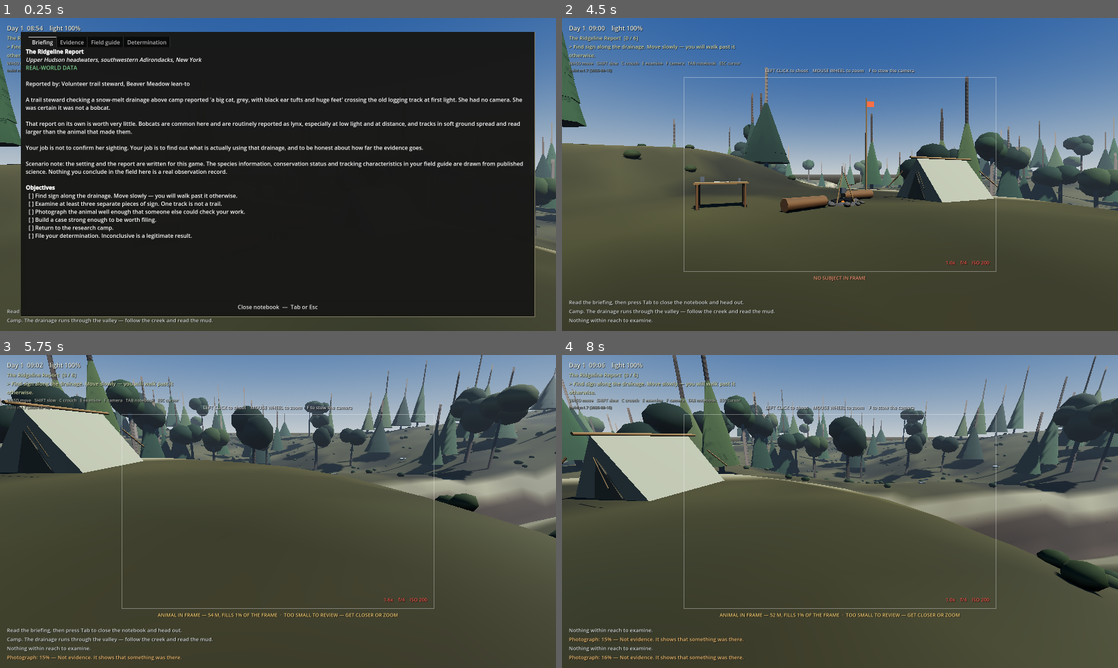
Above: before the commit, frames 1-4 (two rows, left to right).
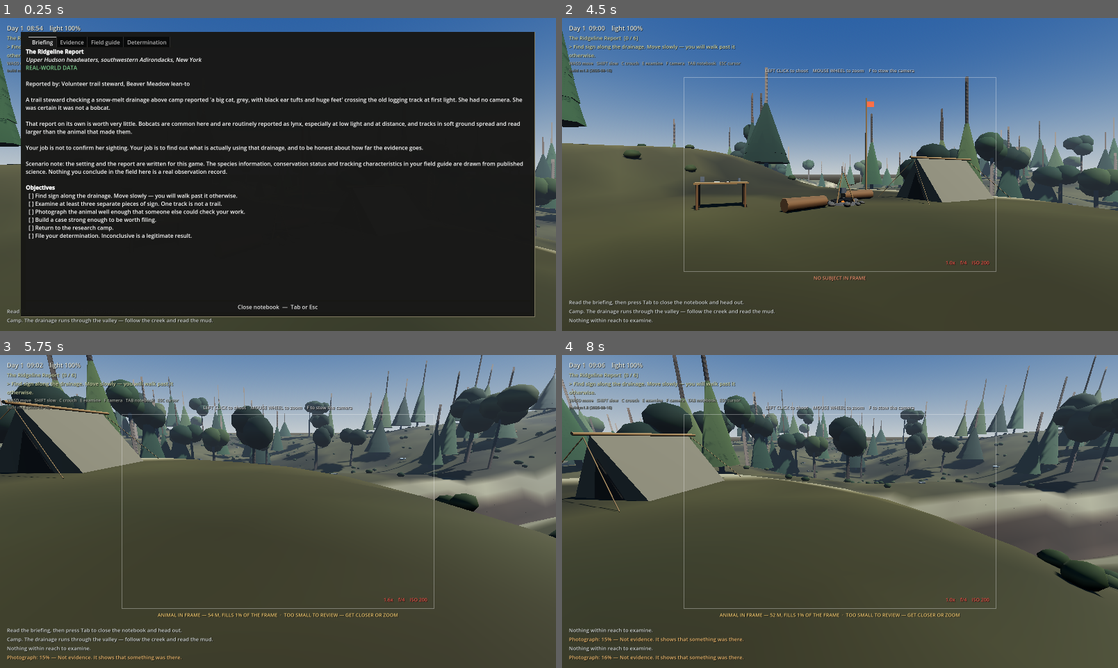
Above: after the commit, the same moments.

Repository: Compass2026/Hudsonwildlifegame
Game: Godot game, scene res://scenes/main.tscn
Two runs of this game, one before a commit and one after it. Both use one fixed random seed, a clock stepped at 60 frames per second and the inputs below.
Inputs (mouse positions are in pixels of both pictures, inside the frame that each line leads up to):
- Up to frame 1 (0.25 s): no input
- Up to frame 2 (4.5 s): move the mouse to (962, 158) at 0.52 s; hold D (move_right) 0.53-1.28 s; hold C (crouch) 0.53-1.28 s; click (962, 158) at 0.67 s; tap Enter at 1.25, 2.75, 4.25 s; move the mouse to (728, 190) at 1.27 s; hold S (move_back) 1.28-2.03 s; tap E (interact) at 1.35 s; tap Space at 2, 3.5 s; move the mouse to (895, 105) at 2.02 s; hold D (move_right) 2.03-2.78 s; hold Shift (move_slow) 2.03-2.78 s; move the mouse to (812, 237) at 2.77 s; hold W (move_forward) 2.78-3.53 s; click (812, 237) at 2.85 s; move the mouse to (1006, 221) at 3.52 s; hold F (toggle_camera) 3.53-4.28 s; hold A (move_left) from 3.53 s (still down); move the mouse to (673, 127) at 4.27 s; tap Tab (toggle_notebook) at 4.35 s
- Up to frame 3 (5.75 s): tap Enter at 5 s; move the mouse to (283, 511) at 5.02 s; release A (move_left) at 5.03 s; hold W (move_forward) from 5.03 s (still down); hold Mouse wheel up (zoom_in) from 5.03 s (still down); click (283, 511) at 5.17 s
- Up to frame 4 (8 s): move the mouse to (817, 505) at 5.77 s; release W (move_forward) at 5.78 s; release Mouse wheel up (zoom_in) at 5.78 s; hold D (move_right) 5.78-6.53 s; tap Mouse wheel down (zoom_out) at 5.85 s; move the mouse to (867, 511) at 6.52 s; hold C (crouch) 6.53-7.28 s; hold W (move_forward) from 6.53 s (still down); move the mouse to (812, 511) at 7.27 s; tap E (interact) at 7.35 s; click (812, 511) at 7.42 s

The runs differ from the first frame. In frame 2, 1.3% of the frame differs, in the area x 4-81%, y 16-60%; in frame 3, 2.5%; in frame 4, 3.2%, in the area x 0-100%, y 16-55%.

Commit message:
Draw prints larger, and fix the tent's guy lines
Prints are now drawn at 1.8x their real size. A lynx foot is 8-11 cm,
which at standing eye height is a handful of pixels — the shape was
right but you could not see it without kneeling. The measurement the
player takes is still the TRUE size, so identification is untouched; only
the drawing is exaggerated. Contrast is up slightly too.

Guy lines: the length was set before look_at, which rewrites the entire
basis and threw the scale away. They ended up one metre long and floating
clear of the tent, which is what the loose sticks in the air were. Aim
first, stretch after.

Canvas darkened as well — under ACES it was blowing out to near white.

Co-Authored-By: Claude Opus 5 <noreply@anthropic.com>
Claude-Session: https://claude.ai/code/session_01GGcCR8ZWnZzE7LtHfZ6X9m

Diff:
--- a/core/build_info.gd
+++ b/core/build_info.gd
@@ -9,9 +9,9 @@
 ## Bump BUILD whenever you export. It is the one thing in the project that has
 ## to be updated by hand, and it is worth it.
 
-const BUILD := "m1.7"
+const BUILD := "m1.8"
 const BUILT := "2026-08-16"
-const NOTES := "paw-shaped tracks, research camp with tent, table and fire"
+const NOTES := "bigger prints, tent guy lines fixed"
 
 static func label() -> String:
 	return "build %s (%s)" % [BUILD, BUILT]
--- a/presentation/world/camp_builder.gd
+++ b/presentation/world/camp_builder.gd
@@ -21,8 +21,8 @@
 		return _mats[key]
 	var m: StandardMaterial3D
 	match key:
-		"canvas":     m = PlaceholderFactory.material(Color(0.50, 0.47, 0.38))
-		"canvas_dark":m = PlaceholderFactory.material(Color(0.34, 0.31, 0.24))
+		"canvas":     m = PlaceholderFactory.material(Color(0.38, 0.35, 0.28))
+		"canvas_dark":m = PlaceholderFactory.material(Color(0.16, 0.14, 0.11))
 		"wood":       m = PlaceholderFactory.material(Color(0.40, 0.29, 0.18))
 		"wood_pale":  m = PlaceholderFactory.material(Color(0.46, 0.36, 0.23))
 		"char":       m = PlaceholderFactory.material(Color(0.10, 0.09, 0.08))
@@ -106,11 +106,13 @@
 			var mid: Vector3 = (anchor + peg) * 0.5
 			var span: Vector3 = peg - anchor
 			var mi := PlaceholderFactory.mesh_node(line, _mat("wood_pale"), mid)
-			mi.scale = Vector3(1, span.length(), 1)
-			# Point the cylinder's +Y along the line.
+			camp.add_child(mi)
+			# Aim first, THEN stretch. look_at rewrites the whole basis, so a
+			# scale set beforehand is silently thrown away — which left the guy
+			# lines one metre long and floating clear of the tent.
 			mi.look_at_from_position(mid, mid + span, Vector3.UP)
 			mi.rotate_object_local(Vector3.RIGHT, PI * 0.5)
-			camp.add_child(mi)
+			mi.scale = Vector3(1.0, span.length(), 1.0)
 
 # --- Fire -----------------------------------------------------------------
 
--- a/presentation/world/placeholder_factory.gd
+++ b/presentation/world/placeholder_factory.gd
@@ -160,14 +160,23 @@
 	return mat
 
 ## How a single print looks: darker and more opaque the better it registered.
-## Intentionally low contrast — sign should be found, not flagged.
+## Still low contrast — sign should be found, not flagged — but readable once
+## you are standing over it.
 static func track_instance_color(record: EvidenceRecord) -> Color:
 	var depth: float = record.effective_quality()
-	return Color(0.10, 0.08, 0.06, clampf(0.20 + depth * 0.55, 0.12, 0.8))
+	return Color(0.09, 0.07, 0.05, clampf(0.30 + depth * 0.62, 0.20, 0.92))
+
+## Drawn larger than life on purpose.
+##
+## A lynx foot is 8-11 cm across. At standing eye height that is a few pixels,
+## and a print you cannot see is not a puzzle, it is a pixel hunt. The number
+## the player MEASURES is always the true one — this scales the drawing only,
+## so identification is unaffected.
+const TRACK_LEGIBILITY := 1.8
 
 static func track_instance_size(record: EvidenceRecord) -> float:
 	var width_cm: float = float(record.truth.get("width_cm", 6.0))
-	return clampf(width_cm / 100.0, 0.04, 0.16)
+	return clampf(width_cm / 100.0, 0.04, 0.16) * TRACK_LEGIBILITY
 
 # Sign types that stay rare get ordinary nodes, but still share one material
 # each. Materials are per-kind, never per-instance.
Not shown, removed: web/hudson-m1.7.pck
Not shown, added: web/hudson-m1.8.audio.worklet.js
Not shown, added: web/hudson-m1.8.js
Not shown, added: web/hudson-m1.8.pck
Not shown, added: web/hudson-m1.8.wasm
Not shown, changed: web/index.html
